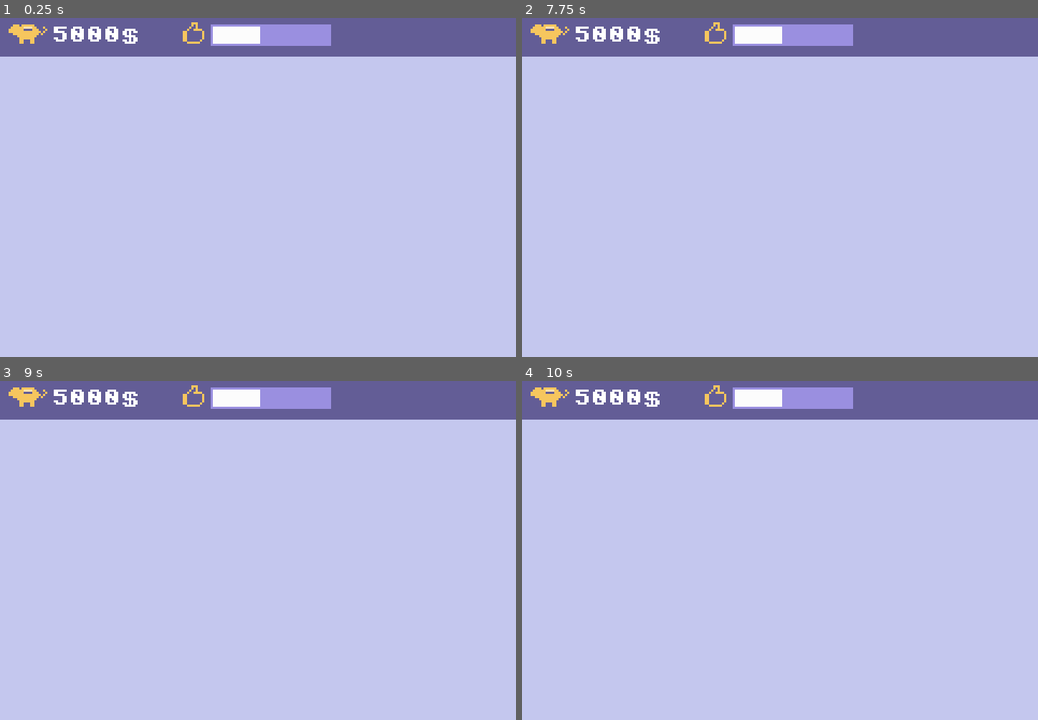
Above: before the commit, frames 1-4 (two rows, left to right).
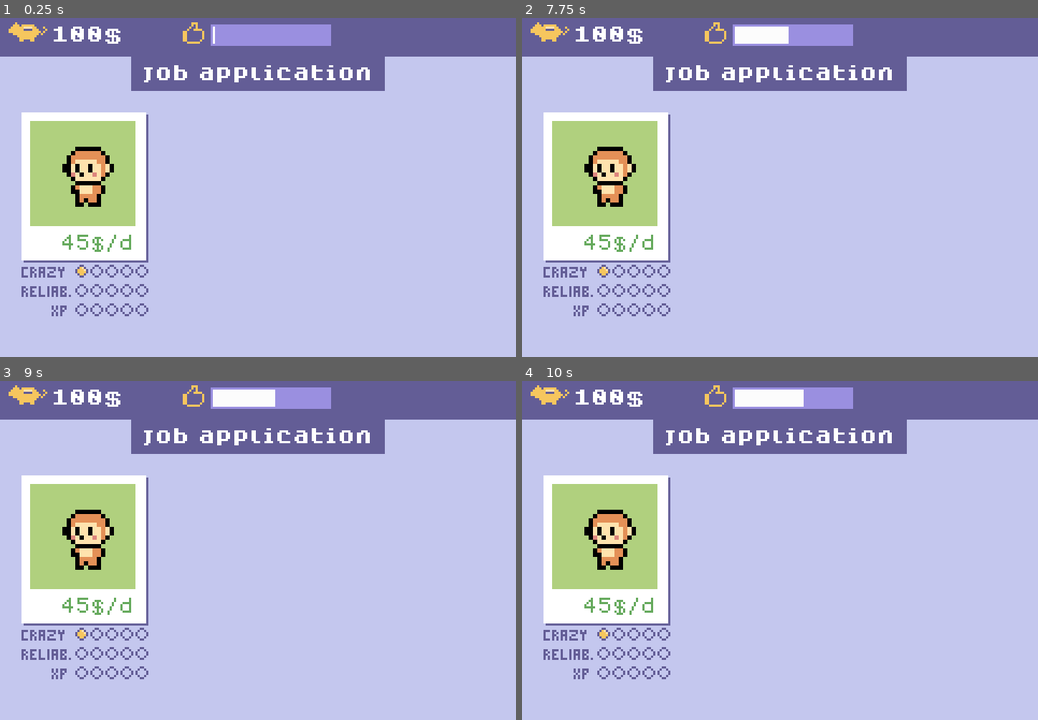
Above: after the commit, the same moments.

Repository: Milchreis/Mascot-Management
Game: Godot game, scene res://scenes/MainScene.tscn
The game is run twice, just before and just after one commit, with the same random seed, the same clock (stepped at 60 frames per second) and the same inputs. Before the commit the project starts from res://scenes/Desk.tscn.
Inputs:
- Up to frame 1 (0.25 s): no input
- Up to frame 2 (7.75 s): tap Enter at 0.5, 3.5, 5.75 s; tap Space at 2, 5, 6.5 s
- Up to frame 3 (9 s): no input
- Up to frame 4 (10 s): no input

The runs differ from the first frame. In frame 1, 17% of the frame differs, in the area x 2-75%, y 1-88%; in frame 2, 17%; in frame 3, 17%; in frame 4, 17%.

Commit message:
visualisation of the properties added

Diff:
--- a/project.godot
+++ b/project.godot
@@ -33,7 +33,7 @@
 [application]
 
 config/name="Mascot-Management"
-run/main_scene="res://scenes/Desk.tscn"
+run/main_scene="res://scenes/MainScene.tscn"
 config/icon="res://icon.png"
 
 [display]
@@ -50,6 +50,30 @@
 
 common/drop_mouse_on_gui_input_disabled=true
 
+[importer_defaults]
+
+texture={
+"compress/bptc_ldr": 0,
+"compress/hdr_mode": 0,
+"compress/lossy_quality": 0.7,
+"compress/mode": 0,
+"compress/normal_map": 0,
+"detect_3d": false,
+"flags/anisotropic": false,
+"flags/filter": false,
+"flags/mipmaps": false,
+"flags/repeat": 0,
+"flags/srgb": 2,
+"process/HDR_as_SRGB": false,
+"process/fix_alpha_border": true,
+"process/invert_color": false,
+"process/normal_map_invert_y": false,
+"process/premult_alpha": false,
+"size_limit": 0,
+"stream": false,
+"svg/scale": 1.0
+}
+
 [physics]
 
 common/enable_pause_aware_picking=true
@@ -57,4 +81,5 @@
 [rendering]
 
 quality/driver/driver_name="GLES2"
+2d/snapping/use_gpu_pixel_snap=true
 environment/default_environment="res://default_env.tres"
--- a/scenes/JobApplication.tscn
+++ /dev/null
@@ -1,34 +0,0 @@
-[gd_scene load_steps=4 format=2]
-
-[ext_resource path="res://scenes/Desk.tscn" type="PackedScene" id=1]
-[ext_resource path="res://gfx/theme.tres" type="Theme" id=2]
-[ext_resource path="res://scenes/Polaroid.tscn" type="PackedScene" id=3]
-
-[node name="JobApplication" type="Node2D"]
-
-[node name="Desk" parent="." instance=ExtResource( 1 )]
-
-[node name="Header" type="ColorRect" parent="."]
-anchor_left = 0.5
-anchor_right = 0.5
-margin_left = 63.0
-margin_top = 20.0
-margin_right = 181.0
-margin_bottom = 36.0
-color = Color( 0.388235, 0.364706, 0.588235, 1 )
-
-[node name="Label" type="Label" parent="Header"]
-anchor_left = 0.5
-anchor_right = 0.5
-margin_left = -53.0
-margin_top = 4.0
-margin_right = 54.0
-margin_bottom = 15.0
-theme = ExtResource( 2 )
-text = "job application"
-
-[node name="Polaroid" parent="." instance=ExtResource( 3 )]
-
-[node name="Polaroid2" parent="." instance=ExtResource( 3 )]
-margin_left = 87.0
-margin_right = 147.0
--- a/scenes/MainScene.tscn
+++ b/scenes/MainScene.tscn
@@ -42,5 +42,6 @@
 text = "job application"
 
 [node name="PolaroidSelector" type="Node2D" parent="Desk/JobApplication"]
+position = Vector2( 10, 46 )
 
 [connection signal="timeout" from="DayTimer" to="." method="onDayIsOver"]
--- a/scenes/Polaroid.tscn
+++ b/scenes/Polaroid.tscn
@@ -1,27 +1,37 @@
-[gd_scene load_steps=2 format=2]
+[gd_scene load_steps=6 format=2]
 
 [ext_resource path="res://scripts/Polaroid.gd" type="Script" id=1]
+[ext_resource path="res://gfx/stats.png" type="Texture" id=2]
+[ext_resource path="res://fonts/dogicapixel.ttf" type="DynamicFontData" id=3]
+
+[sub_resource type="DynamicFont" id=1]
+size = 8
+font_data = ExtResource( 3 )
+
+[sub_resource type="Theme" id=2]
+default_font = SubResource( 1 )
 
 [node name="Polaroid" type="Control"]
-margin_left = 17.0
-margin_top = 45.0
-margin_right = 69.0
-margin_bottom = 110.0
+margin_right = 52.0
+margin_bottom = 65.0
 script = ExtResource( 1 )
+__meta__ = {
+"_edit_lock_": true
+}
 
 [node name="bg" type="ColorRect" parent="."]
 margin_left = 1.0
 margin_top = 1.0
-margin_right = 53.0
-margin_bottom = 66.0
+margin_right = 59.0
+margin_bottom = 70.0
 color = Color( 0.403922, 0.384314, 0.603922, 1 )
 __meta__ = {
 "_edit_lock_": true
 }
 
 [node name="fg" type="ColorRect" parent="."]
-margin_right = 52.0
-margin_bottom = 65.0
+margin_right = 58.0
+margin_bottom = 69.0
 __meta__ = {
 "_edit_lock_": true
 }
@@ -29,13 +39,55 @@
 [node name="pic" type="ColorRect" parent="."]
 margin_left = 4.0
 margin_top = 4.0
-margin_right = 48.0
-margin_bottom = 48.0
+margin_right = 53.0
+margin_bottom = 53.0
 color = Color( 0.690196, 0.815686, 0.494118, 1 )
 __meta__ = {
 "_edit_lock_": true
 }
 
 [node name="Sprite" type="Sprite" parent="pic"]
-position = Vector2( 22, 22 )
+position = Vector2( 49, 49 )
 offset = Vector2( -22, -22 )
+
+[node name="salary" type="Label" parent="."]
+margin_left = 9.0
+margin_top = 57.0
+margin_right = 52.0
+margin_bottom = 65.0
+theme = SubResource( 2 )
+custom_colors/font_color = Color( 0.4, 0.666667, 0.364706, 1 )
+text = "500$"
+align = 2
+__meta__ = {
+"_edit_lock_": true
+}
+
+[node name="StatsPanel" type="Control" parent="."]
+anchor_right = 1.0
+anchor_bottom = 1.0
+margin_top = 72.0
+margin_right = 1.0
+margin_bottom = 50.0
+__meta__ = {
+"_edit_lock_": true
+}
+
+[node name="Stats" type="Sprite" parent="StatsPanel"]
+position = Vector2( 12, 12 )
+texture = ExtResource( 2 )
+__meta__ = {
+"_edit_lock_": true
+}
+
+[node name="crazyPosition" type="Node2D" parent="StatsPanel"]
+position = Vector2( 14, 1 )
+
+[node name="reliabPosition" type="Node2D" parent="StatsPanel"]
+position = Vector2( 14, 5.5 )
+
+[node name="xpPosition" type="Node2D" parent="StatsPanel"]
+position = Vector2( 14, 10 )
+__meta__ = {
+"_edit_lock_": true
+}
--- a/scripts/JobApplication.gd
+++ b/scripts/JobApplication.gd
@@ -6,8 +6,9 @@
 var model:GameModel
 var applications:Array = []
 
-func _ready():
-	for _n in range(0, 3):
+func createPool(size=3) -> void:
+	print("in pool")
+	for _n in range(0, size):
 		applications.append(createMascot())
 
 	for mascot in applications:
--- a/scripts/MainScene.gd
+++ b/scripts/MainScene.gd
@@ -3,9 +3,13 @@
 var GameModel = load("res://scripts/GameModel.gd")
 var model:GameModel = GameModel.new()
 
+onready var start_time = OS.get_ticks_msec()
+
 func _ready():
 	$Desk.model = model
 	$Desk/JobApplication.model = model
+
+	$Desk/JobApplication.createPool(1)
 
 func _process(_delta):
 	if model.client_statisfaction < 100.0:
--- a/scripts/Polaroid.gd
+++ b/scripts/Polaroid.gd
@@ -1,7 +1,31 @@
 extends Control
+
+export(bool) var showStats = true
+export(int) var salaryPerDay = 10
 
 var mascot:Mascot
 
+var dotEmpty = load("res://gfx/dot_empty.png")
+var dotFilled = load("res://gfx/dot_filled.png")
+
 func _ready():
-	print("created")
 	$pic/Sprite.texture = load(mascot.spriteImage)
+	$salary.text = str(mascot.salaryPerDay) + "$/d"
+	setStats($StatsPanel/crazyPosition, mascot.crazy)
+	setStats($StatsPanel/reliabPosition, mascot.reliable)
+	setStats($StatsPanel/xpPosition, mascot.xp)
+	print(mascot.to_string())
+
+func _process(_delta):
+	$StatsPanel.visible = showStats
+
+func setStats(positionNode, propertyValue):
+	for n in range(0, 5):
+		var stat = Sprite.new()
+
+		if n < int(propertyValue):stat.texture = dotFilled
+		else: stat.texture = dotEmpty
+
+		stat.position = positionNode.position
+		stat.position.x += n * (stat.texture.get_width()+1)
+		positionNode.add_child(stat)
Binary file added: gfx/stats.png
Not shown, added: gfx/stats.png.import
